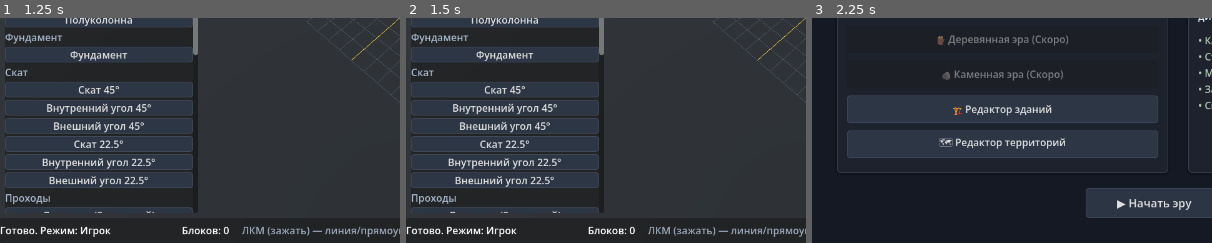
Above: before the commit, frames 1-3 (left to right).
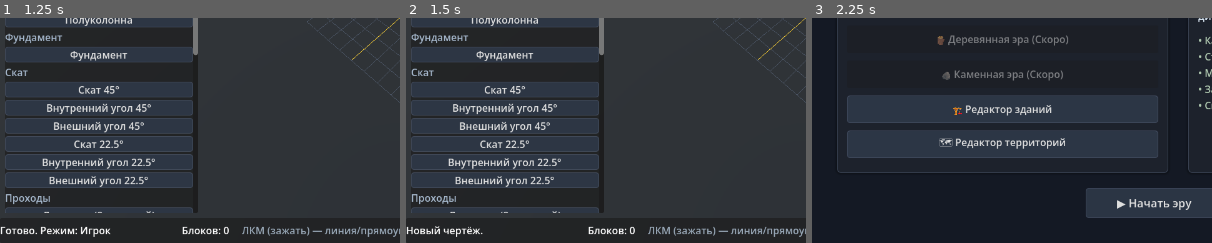
Above: after the commit, the same moments.

Repository: bozonx/go-to-happyness
Game: Godot game, scene res://game/features/ui/presentation/main_menu/main_menu.tscn
Same seed, same stepped clock (60 frames per second), same inputs: the game is played once before the commit and once after it.
Inputs:
- Up to frame 1 (1.25 s): click "🏗️ Редактор зданий" at 0.5 s
- Up to frame 2 (1.5 s): click "📄" at 1.25 s
- Up to frame 3 (2.25 s): click "← В меню" at 2 s
The pictures show only the part of the screen within x 0-50%, y 50-100%; the shares and areas given below are measured in that part.

Frame 1 is identical in both runs. In frame 2, 0.5% of the frame differs, in the area x 0-28%, y 92-98%; in frame 3, nothing differs.
Error before the commit: Invalid call. Nonexistent function 'on_blueprint_changed' in base 'Node (ZonesModeController)'. (res://game/features/buildings/presentation/editor/building_edi…

Commit message:
refactor

Diff:
--- a/game/bootstrap/settlement_building_management.gd
+++ b/game/bootstrap/settlement_building_management.gd
@@ -7,18 +7,18 @@
 
 const CELL_SIZE := BuildingBlueprints.BLOCK_SIZE
 
-var game: SettlementGame
+var runtime: BuildingManagementPort
 
 
-func _init(p_game: SettlementGame) -> void:
-	game = p_game
+func _init(p_runtime: BuildingManagementPort) -> void:
+	runtime = p_runtime
 
 
 func setup_entrance_sign_node(building: Node3D) -> void:
 	if not is_instance_valid(building):
 		return
-	game.entrance_stone = building
-	game.building_visuals.add_selector_to_node(building, "entrance_selector", Vector3(2.2, 2.4, 1.0), Vector3(0.0, 1.1, 0.0))
+	runtime.entrance_setter.call(building)
+	runtime.add_selector.call(building, "entrance_selector", Vector3(2.2, 2.4, 1.0), Vector3(0.0, 1.1, 0.0))
 	var label := Label3D.new()
 	label.position = Vector3(0.0, 1.26, 0.09)
 	label.text = "Settlement"
@@ -34,31 +34,34 @@
 	light.omni_range = 5.0
 	light.shadow_enabled = true
 	building.add_child(light)
-	if game.ambient_spawner != null:
-		game.ambient_spawner.setup_entrance_sign_node(building)
+	if runtime.configure_entrance_ambient.is_valid():
+		runtime.configure_entrance_ambient.call(building)
 
 
 func entrance_anchor_position() -> Vector3:
-	if is_instance_valid(game.entrance_stone):
-		return game.entrance_stone.global_position
-	return game.nav_grid.cell_center(Vector2i(-22, 1)) if game.nav_grid != null else Vector3((Vector2i(-22, 1).x + 0.5) * CELL_SIZE, 0.0, (Vector2i(-22, 1).y + 0.5) * CELL_SIZE)
+	var entrance: Node3D = runtime.entrance_getter.call()
+	if is_instance_valid(entrance):
+		return entrance.global_position
+	var nav_grid: NavGrid = runtime.nav_grid_getter.call()
+	return nav_grid.cell_center(Vector2i(-22, 1)) if nav_grid != null else Vector3((Vector2i(-22, 1).x + 0.5) * CELL_SIZE, 0.0, (Vector2i(-22, 1).y + 0.5) * CELL_SIZE)
 
 
 func activate_kitchen_if_better(building: Node3D, service_position: Vector3) -> void:
-	var capacity := BuildingCatalog.kitchen_food_capacity(game.building_registry.building_type_for_node(building))
-	var active_capacity := BuildingCatalog.kitchen_food_capacity(game.building_registry.building_type_for_node(game.canteen)) if is_instance_valid(game.canteen) else 0
+	var capacity := BuildingCatalog.kitchen_food_capacity(runtime.building_registry.building_type_for_node(building))
+	var canteen: Node3D = runtime.canteen_getter.call()
+	var active_capacity := BuildingCatalog.kitchen_food_capacity(runtime.building_registry.building_type_for_node(canteen)) if is_instance_valid(canteen) else 0
 	if capacity >= active_capacity:
-		game.canteen = building
+		runtime.canteen_setter.call(building)
 		if building.has_meta("entrance_position"):
-			game.canteen_position = building.get_meta("entrance_position")
+			runtime.canteen_position_setter.call(building.get_meta("entrance_position"))
 		else:
-			game.canteen_position = building.get_meta("service_position", building.global_position)
+			runtime.canteen_position_setter.call(building.get_meta("service_position", building.global_position))
 
 
 func select_best_canteen() -> void:
 	var best_kitchen: Node3D = null
 	var best_capacity := 0
-	for record in game.building_registry.records():
+	for record in runtime.building_registry.records():
 		var candidate: Node3D = record.node
 		if not is_instance_valid(candidate):
 			continue
@@ -66,9 +69,9 @@
 		if capacity > best_capacity:
 			best_kitchen = candidate
 			best_capacity = capacity
-	game.canteen = best_kitchen
+	runtime.canteen_setter.call(best_kitchen)
 	if best_kitchen != null:
 		if best_kitchen.has_meta("entrance_position"):
-			game.canteen_position = best_kitchen.get_meta("entrance_position")
+			runtime.canteen_position_setter.call(best_kitchen.get_meta("entrance_position"))
 		else:
-			game.canteen_position = best_kitchen.get_meta("service_position", best_kitchen.global_position)
+			runtime.canteen_position_setter.call(best_kitchen.get_meta("service_position", best_kitchen.global_position))
--- a/game/bootstrap/settlement_building_visuals.gd
+++ b/game/bootstrap/settlement_building_visuals.gd
@@ -10,11 +10,11 @@
 const BillboardLabelScene = preload("res://game/features/ui/presentation/billboard_label.tscn")
 const GatheringPlaceVisualScene = preload("res://game/features/buildings/presentation/gathering_place_visual.tscn")
 
-var game: SettlementGame
+var runtime: BuildingVisualsPort
 
 
-func _init(p_game: SettlementGame) -> void:
-	game = p_game
+func _init(p_runtime: BuildingVisualsPort) -> void:
+	runtime = p_runtime
 
 
 func add_building_selector(building: Node3D, group_name: String, footprint: Vector2i) -> void:
@@ -54,12 +54,12 @@
 	indicator.visible = false
 	building.add_child(indicator)
 	building.set_meta("status_indicator", indicator)
-	game.building_status_indicators.append(indicator)
+	runtime.status_indicators.append(indicator)
 
 
 func add_warehouse_fill_label(building: Node3D) -> void:
-	if game.warehouse_fill_label_controller != null:
-		game.warehouse_fill_label_controller.add_warehouse_fill_label(building)
+	if runtime.add_warehouse_fill_label.is_valid():
+		runtime.add_warehouse_fill_label.call(building)
 
 
 func create_gathering_place_visual(building: Node3D) -> void:
@@ -68,8 +68,8 @@
 
 
 func add_house_light(house: Node3D) -> void:
-	if game.building_visuals_service != null:
-		game.building_visuals_service.add_house_light(house)
+	if runtime.add_house_light.is_valid():
+		runtime.add_house_light.call(house)
 
 
 func add_demolition_marker(building: Node3D) -> void:
--- a/game/bootstrap/settlement_game.gd
+++ b/game/bootstrap/settlement_game.gd
@@ -425,7 +425,19 @@
 
 	research_controller = SettlementResearchController.new(self)
 	citizen_factory = SettlementCitizenFactory.new(self)
-	building_visuals = SettlementBuildingVisuals.new(self)
+	var add_warehouse_fill_label := func(building: Node3D) -> void:
+		if warehouse_fill_label_controller != null:
+			warehouse_fill_label_controller.add_warehouse_fill_label(building)
+	var add_house_light := func(house: Node3D) -> void:
+		if building_visuals_service != null:
+			building_visuals_service.add_house_light(house)
+	building_visuals = SettlementBuildingVisuals.new(
+		BuildingVisualsPort.new(
+			building_status_indicators,
+			add_warehouse_fill_label,
+			add_house_light
+		)
+	)
 	simulation_handlers = SettlementSimulationHandlers.new(self)
 	var add_service_marker := func(building: Node3D, local: Vector3) -> void:
 		if building_visuals_service != null:
@@ -442,7 +454,30 @@
 		)
 	)
 	outside_work_controller = SettlementOutsideWorkController.new(self)
-	building_management = SettlementBuildingManagement.new(self)
+	var nav_grid_getter := func() -> NavGrid: return nav_grid
+	var entrance_getter := func() -> Node3D: return entrance_stone
+	var entrance_setter := func(building: Node3D) -> void: entrance_stone = building
+	var canteen_getter := func() -> Node3D: return canteen
+	var canteen_setter := func(building: Node3D) -> void: canteen = building
+	var canteen_position_setter := func(position: Vector3) -> void: canteen_position = position
+	var add_entrance_selector := func(node: Node3D, group_name: String, shape_size: Vector3, offset: Vector3) -> void:
+		building_visuals.add_selector_to_node(node, group_name, shape_size, offset)
+	var configure_entrance_ambient := func(building: Node3D) -> void:
+		if ambient_spawner != null:
+			ambient_spawner.setup_entrance_sign_node(building)
+	building_management = SettlementBuildingManagement.new(
+		BuildingManagementPort.new(
+			building_registry,
+			nav_grid_getter,
+			entrance_getter,
+			entrance_setter,
+			canteen_getter,
+			canteen_setter,
+			canteen_position_setter,
+			add_entrance_selector,
+			configure_entrance_ambient
+		)
+	)
 	input_controller = SettlementInputController.new(self)
 	build_controller = SettlementBuildController.new(self)
 	hero_interaction_controller = SettlementHeroInteractionController.new(self)
--- /dev/null
+++ b/game/features/buildings/application/building_management_port.gd
@@ -0,0 +1,36 @@
+class_name BuildingManagementPort
+extends RefCounted
+
+## Runtime boundary for building-management decisions used during bootstrap.
+
+var building_registry: BuildingRegistry
+var nav_grid_getter: Callable
+var entrance_getter: Callable
+var entrance_setter: Callable
+var canteen_getter: Callable
+var canteen_setter: Callable
+var canteen_position_setter: Callable
+var add_selector: Callable
+var configure_entrance_ambient: Callable
+
+
+func _init(
+	p_building_registry: BuildingRegistry,
+	p_nav_grid_getter: Callable,
+	p_entrance_getter: Callable,
+	p_entrance_setter: Callable,
+	p_canteen_getter: Callable,
+	p_canteen_setter: Callable,
+	p_canteen_position_setter: Callable,
+	p_add_selector: Callable,
+	p_configure_entrance_ambient: Callable
+) -> void:
+	building_registry = p_building_registry
+	nav_grid_getter = p_nav_grid_getter
+	entrance_getter = p_entrance_getter
+	entrance_setter = p_entrance_setter
+	canteen_getter = p_canteen_getter
+	canteen_setter = p_canteen_setter
+	canteen_position_setter = p_canteen_position_setter
+	add_selector = p_add_selector
+	configure_entrance_ambient = p_configure_entrance_ambient
--- /dev/null
+++ b/game/features/buildings/presentation/building_visuals_port.gd
@@ -0,0 +1,19 @@
+class_name BuildingVisualsPort
+extends RefCounted
+
+## Presentation-only dependencies needed by procedural building visuals.
+## This avoids making a visual helper reach into the settlement composition root.
+
+var status_indicators: Array[Label3D]
+var add_warehouse_fill_label: Callable
+var add_house_light: Callable
+
+
+func _init(
+	p_status_indicators: Array[Label3D],
+	p_add_warehouse_fill_label: Callable,
+	p_add_house_light: Callable
+) -> void:
+	status_indicators = p_status_indicators
+	add_warehouse_fill_label = p_add_warehouse_fill_label
+	add_house_light = p_add_house_light
--- a/game/features/buildings/presentation/editor/building_editor.gd
+++ b/game/features/buildings/presentation/editor/building_editor.gd
@@ -15,8 +15,6 @@
 const BuildingMaterialCatalogScript = preload("res://game/features/buildings/domain/editor/building_material_catalog.gd")
 const BuildingBlueprintScript = preload("res://game/features/buildings/domain/editor/building_blueprint.gd")
 const BuildingGridModelScript = preload("res://game/features/buildings/domain/editor/building_grid_model.gd")
-const PlaceZoneRecordScript = preload("res://game/features/buildings/domain/editor/place_zone_record.gd")
-const ZoneAnchorRecordScript = preload("res://game/features/buildings/domain/editor/zone_anchor_record.gd")
 const BlueprintRepositoryScript = preload("res://game/features/buildings/presentation/editor/blueprint_repository.gd")
 const BlockMeshLibraryScript = preload("res://game/features/buildings/presentation/editor/block_mesh_library.gd")
 const DecorModeControllerScript = preload("res://game/features/buildings/presentation/editor/decor_mode_controller.gd")
@@ -83,7 +81,6 @@
 @onready var _ground: MeshInstance3D = get_node("Ground") as MeshInstance3D
 @onready var _ghost: MeshInstance3D = %Ghost
 @onready var _layer_plane: MeshInstance3D = %LayerPlane
-@onready var _zones_visual_root: Node3D = %ZonesVisual
 @onready var _export_mesh_btn: Button = %ExportMeshBtn
 @onready var _navmesh_preview_btn: Button = %NavMeshPreviewBtn
 var _panning: bool = false
@@ -1015,6 +1012,22 @@
 	_update_status(message)
 
 
+func is_pointer_over_ui() -> bool:
+	return _pointer_over_ui()
+
+
+func update_cursor() -> void:
+	_update_cursor()
+
+
+func is_cell_in_bounds(cell: Vector3i) -> bool:
+	return _is_cell_in_bounds(cell)
+
+
+func update_fallback_display() -> void:
+	_update_fallback_display()
+
+
 func _select_mode(mode: int) -> void:
 	if mode == EditMode.FINISHES:
 		_update_status("Этот режим подготовлен в формате и будет реализован следующим срезом.")
--- a/game/features/buildings/presentation/editor/zones_mode_controller.gd
+++ b/game/features/buildings/presentation/editor/zones_mode_controller.gd
@@ -196,6 +196,10 @@
 	return false
 
 
+func is_painting() -> bool:
+	return _painting
+
+
 func process(_delta: float) -> void:
 	pass
 
@@ -217,6 +221,12 @@
 	_selected_place_index = 0 if not _editor.blueprint.place_zones.is_empty() else -1
 	_rebuild_place_option()
 	_refresh_zone_visuals()
+
+
+func on_blueprint_changed() -> void:
+	_selected_place_index = -1
+	_rebuild_place_option()
+	_clear_zone_visuals()
 
 
 func on_blueprint_created() -> void:
Not shown, added: game/features/buildings/application/building_management_port.gd.uid
Not shown, added: game/features/buildings/presentation/building_visuals_port.gd.uid
